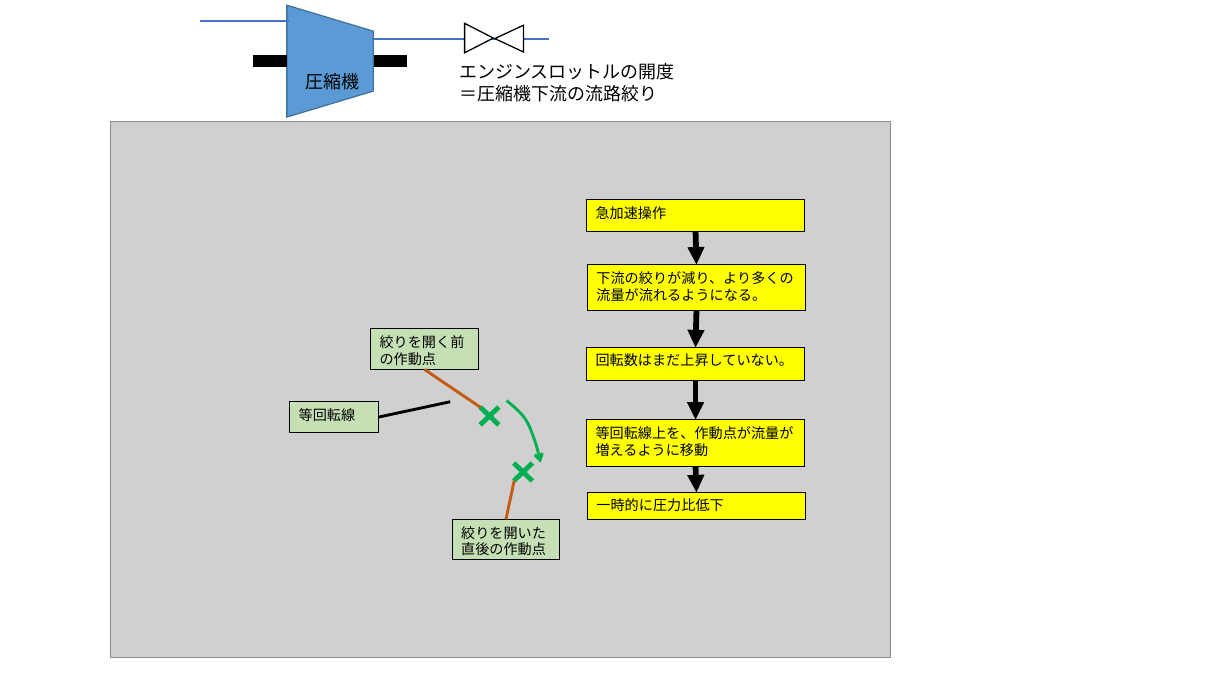
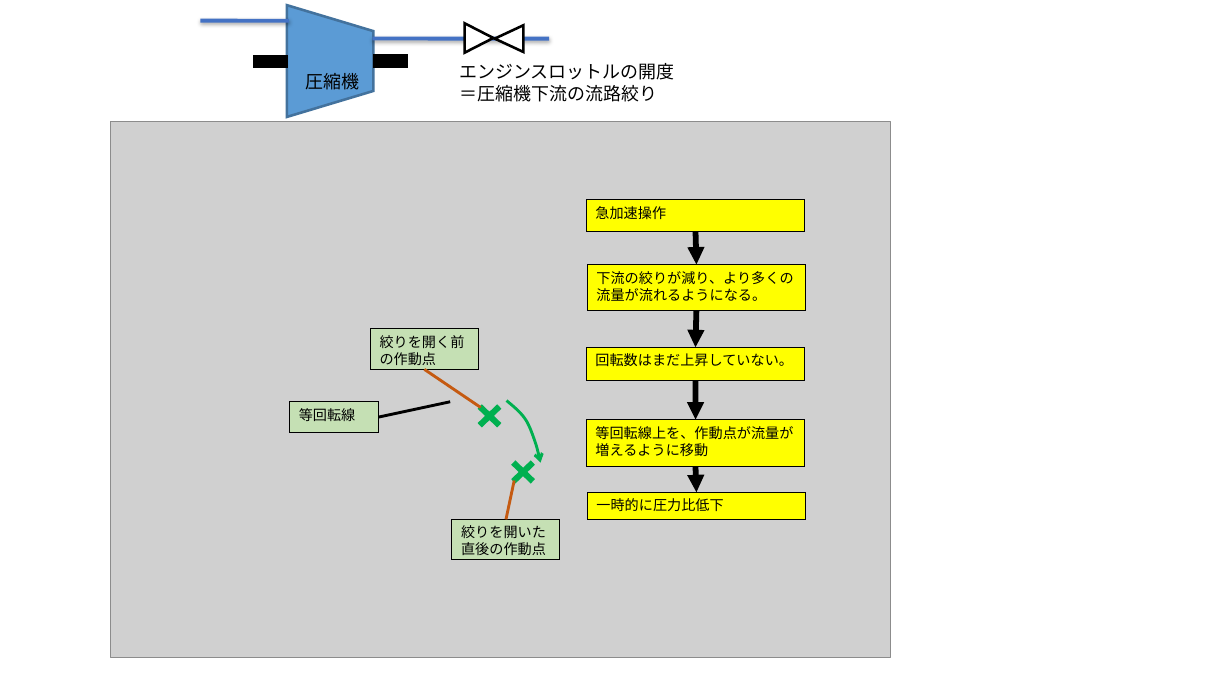
Before and after one commit to zeta-plusplus/PropulsionSystem, a slide deck: slide 7 of docs/Examples/Engines/Transient/O360-turbocharged-vs-none/makeFig_O360-turbocharged-vs-none.pptx (slide 6 before the commit). Drawn at 1232x693 pixels with LibreOffice and Linux fonts; fonts in the diff are those of the drawing; grey boxes stand for pictures. Boxes give left, top, right and bottom in pixels: in the first picture for what was removed or moved away, otherwise in the second. Text is boxed around its words. In the diff, an @@ line names an element or a change of style, - is before the commit and + after.

```diff
--- a/docs/Examples/Engines/Transient/O360-turbocharged-vs-none/makeFig_O360-turbocharged-vs-none.pptx
+++ b/docs/Examples/Engines/Transient/O360-turbocharged-vs-none/makeFig_O360-turbocharged-vs-none.pptx
@@ line (201, 20) - (289, 20): stroke #4472C4 1.5 pt to #4472C4 3 pt @@
@@ trapezoid at <box>287,5,374,117</box>: outline #43739E 1 pt to #43729D 2 pt @@
@@ triangle at <box>464,24,493,53</box>: outline #000000 1 pt to #000000 2 pt; proportions changed @@
@@ triangle at <box>494,25,523,52</box>: outline #000000 1 pt to #000000 2 pt; proportions changed @@
@@ line (372, 39) - (549, 39): stroke #4472C4 1.5 pt to #4472C4 3 pt @@
@@ outline #000000 0.75 pt to #000000 0 pt in 7 elements at <box>452,519,560,560</box>, <box>587,348,805,381</box>, <box>588,264,806,310</box>, <box>587,420,805,467</box>, <box>587,200,805,231</box>, <box>588,493,806,519</box>, <box>290,402,379,433</box> @@
```
Also in this commit, not shown: 3 other slides changed, 1 slide added, 4 other files.
